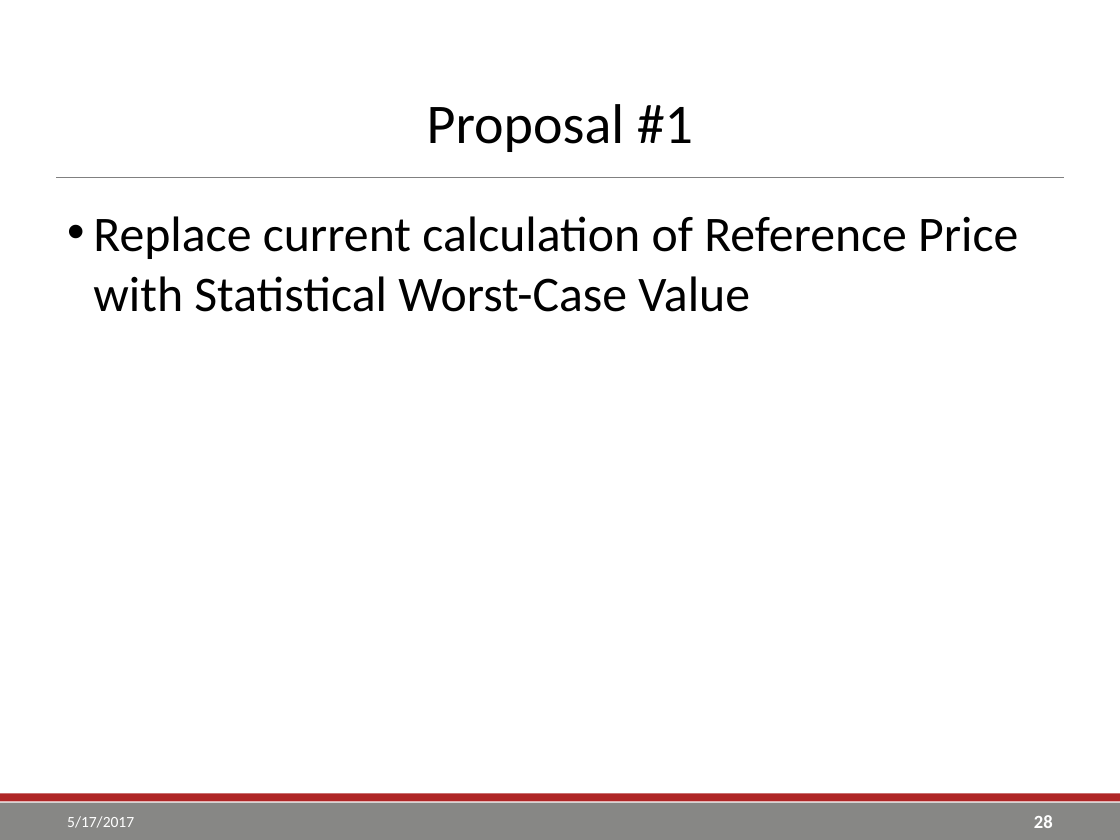
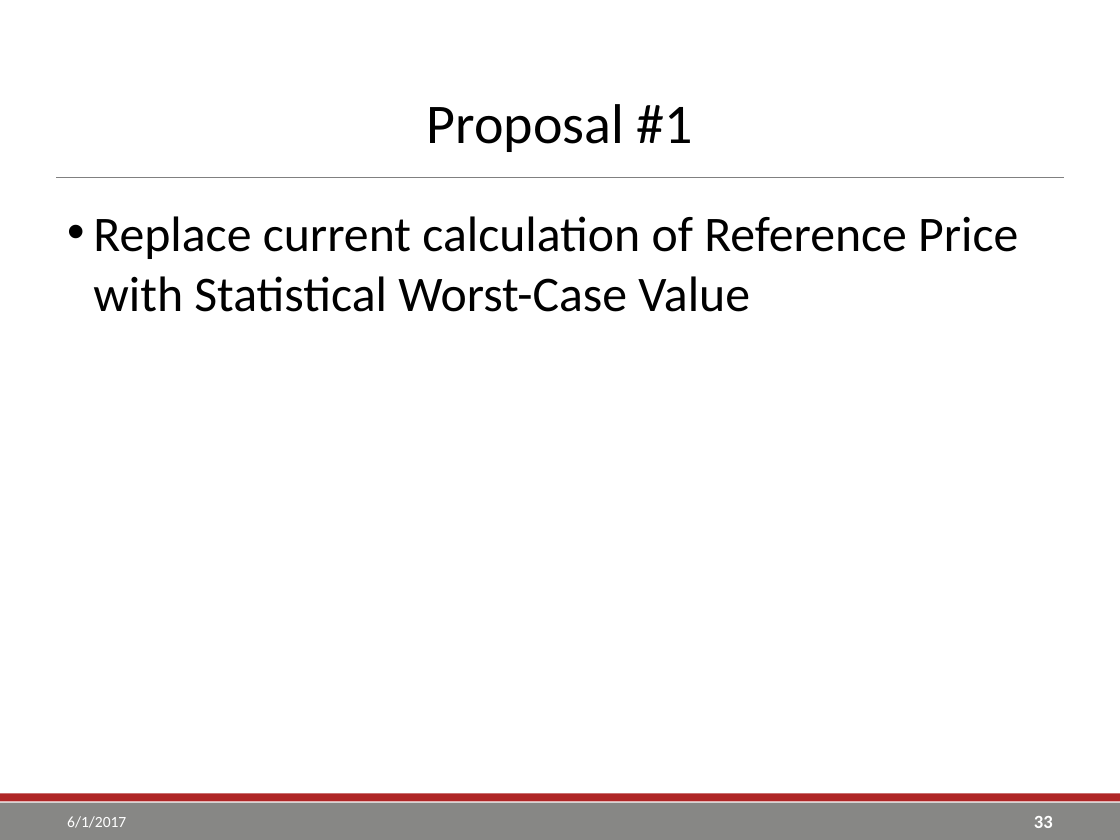
Before and after one commit to go-yohan/sppcredit, a slide deck: slide 33 of ppt/SPP TCR Reference Price Calculation.pptx (slide 28 before the commit). Drawn at 1120x840 pixels with LibreOffice and Linux fonts; fonts in the diff are those of the drawing; background and template pictures are left out. Boxes give left, top, right and bottom in pixels: in the first picture for what was removed or moved away, otherwise in the second. Text is boxed around its words. In the diff, an @@ line names an element or a change of style, - is before the commit and + after.

```diff
--- a/ppt/SPP TCR Reference Price Calculation.pptx
+++ b/ppt/SPP TCR Reference Price Calculation.pptx
@@ text at bbox=[67, 816, 126, 828]: text changed @@
-5/17/2017
+6/1/2017
@@ page number at bbox=[1034, 816, 1053, 828]: text changed @@
-28
+33
```
Also in this commit, not shown: 35 other slides changed, 19 slides added, 31 other files.
